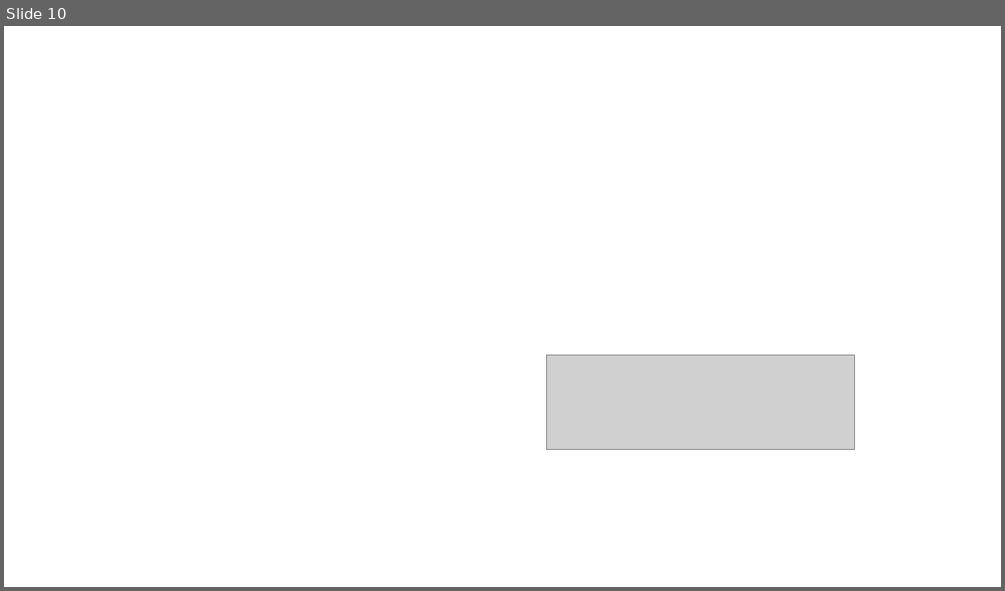
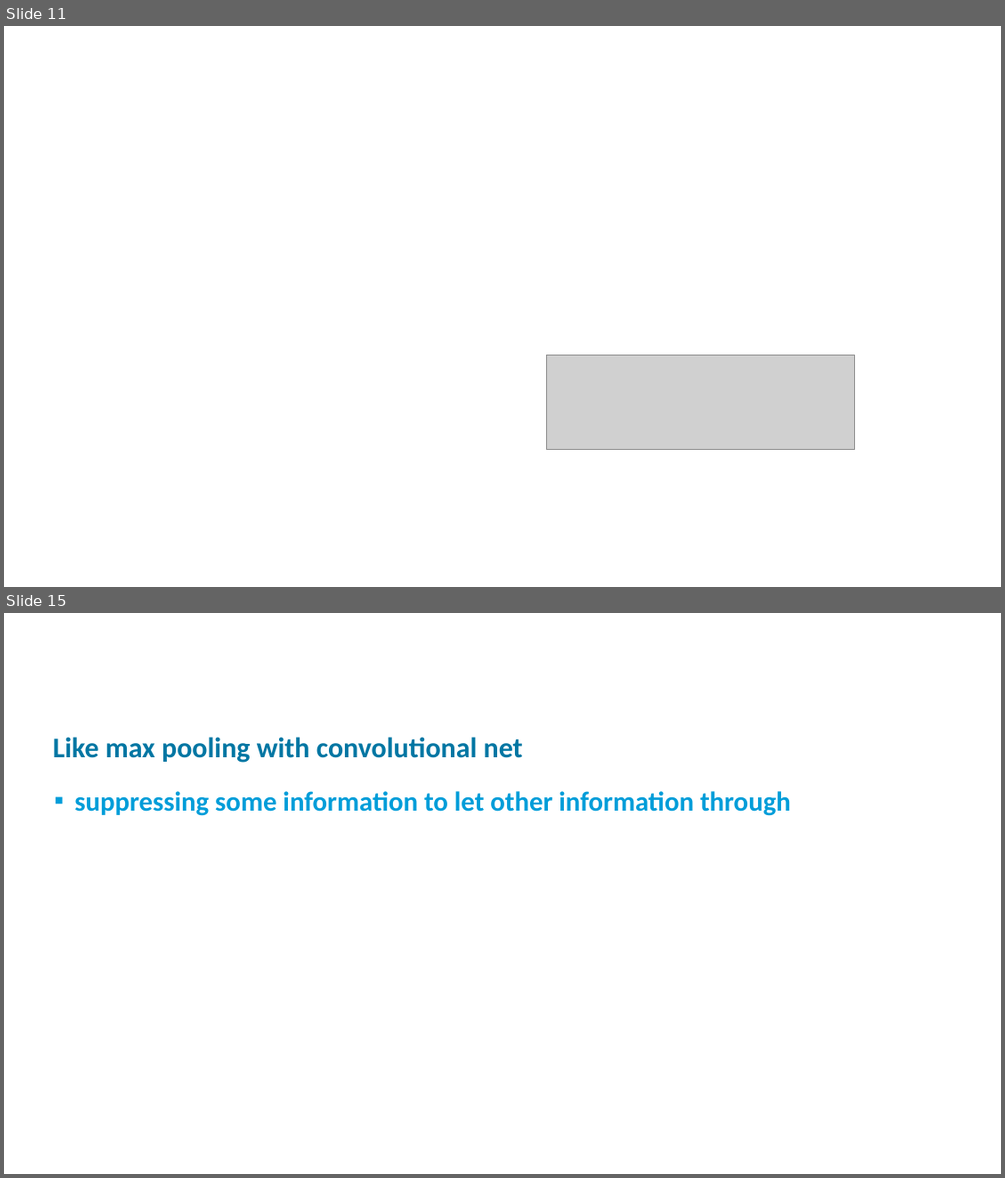
Before and after one commit to mcmozer/State_Denoised_RNN, a slide deck: talks/StateDenoisedRNNs.pptx. Shown one above the other, each under a label of ours: slide 10 before the commit, slides 11 and 15 after it; the slides between them are not shown. The pictures are 1005x591 and 1005x1178 pixels, drawn with LibreOffice and Linux fonts; fonts in the diff are those of the drawing; grey boxes stand for pictures. Boxes give left, top, right and bottom in pixels: in the first picture for what was removed or moved away, otherwise in the second. Text is boxed around its words. In the diff, an @@ line names an element or a change of style, - is before the commit and + after.

```diff
--- a/talks/StateDenoisedRNNs.pptx
+++ b/talks/StateDenoisedRNNs.pptx
@@ slide 15 added at (4,613,1001,1174), background #FFFFFF @@
@@ text added at (53,737,791,816), 26.5 pt, text #009DD9, bold @@
+✓ Like max pooling with convolutional net
+  ▪ suppressing some information to let other information through
@@ what was slide 10 is now slide 11 @@
```
Also in this commit, not shown: 2 slides changed, 2 other slides added, 10 other files.
